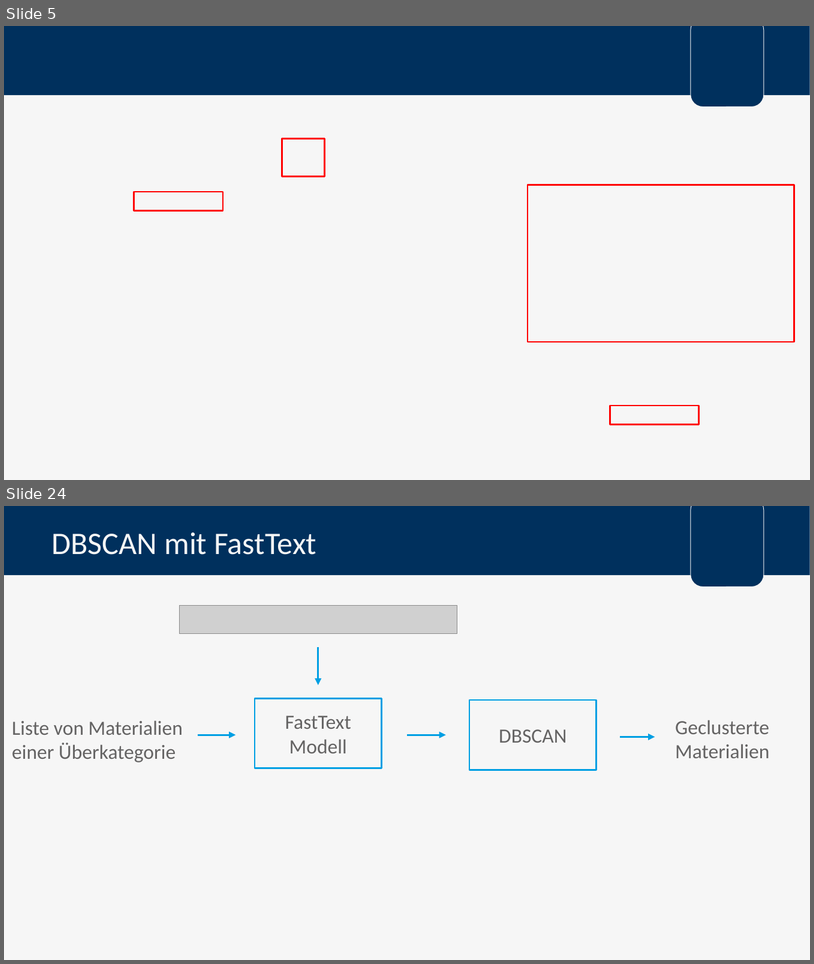
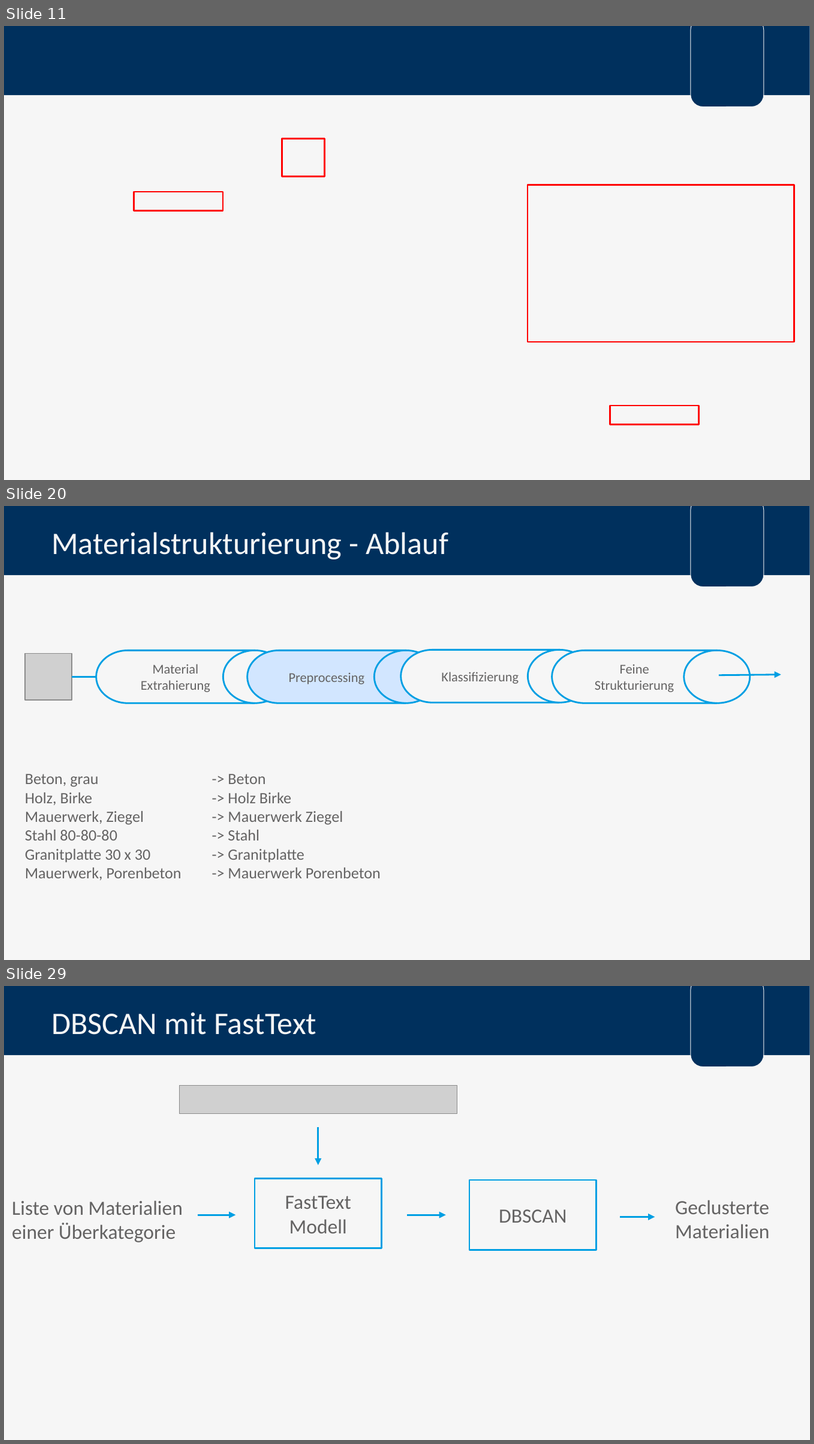
Before and after one commit to FlowBYRN/BaMaterialStandartisation, a slide deck: documents/Verteidigung.pptx. Shown one above the other, each under a label of ours: slides 5 and 24 before the commit, slides 11, 20 and 29 after it; the slides between them are not shown. The pictures are 814x964 and 814x1444 pixels, drawn with LibreOffice and Linux fonts; fonts in the diff are those of the drawing; grey boxes stand for pictures; background and template pictures are left out. Boxes give left, top, right and bottom in pixels: in the first picture for what was removed or moved away, otherwise in the second. Text is boxed around its words. In the diff, an @@ line names an element or a change of style, - is before the commit and + after.

```diff
--- a/documents/Verteidigung.pptx
+++ b/documents/Verteidigung.pptx
@@ slide 20 added at bbox=[4, 506, 810, 960], background #F6F6F6; not listed: 2 template elements that a slide beside it also shows @@
@@ title added at bbox=[51, 532, 449, 559], 28 pt, text #F6F6F6 @@
+Materialstrukturierung - Ablauf
@@ flow chart magnetic drum added at bbox=[401, 649, 591, 702], fill #F6F6F6, outline #009FE3 1.5 pt, 12 pt, text #646363 @@
+Klassifizierung
@@ picture added at bbox=[25, 654, 72, 700] @@
@@ flow chart magnetic drum added at bbox=[96, 651, 286, 703], outline #009FE3 1.5 pt, 12 pt, text #646363 @@
+Material Extrahierung
@@ flow chart magnetic drum added at bbox=[248, 651, 438, 703], fill #D2E6FF, outline #009FE3 1.5 pt, 12 pt, text #646363 @@
+Preprocessing
@@ flow chart magnetic drum added at bbox=[552, 651, 751, 703], fill #F6F6F6, outline #009FE3 1.5 pt, 12 pt, text #646363 @@
+Feine Strukturierung
@@ line added from (72, 677) to (96, 677), #009FE3 1.5 pt @@
@@ arrow added from (719, 675) to (782, 675), #009FE3 1.5 pt @@
@@ text added at bbox=[25, 774, 182, 880], 14 pt, text #646363 @@
+Beton, grau
+Holz, Birke
+Mauerwerk, Ziegel
+Stahl 80-80-80
+Granitplatte 30 x 30
+Mauerwerk, Porenbeton
@@ text added at bbox=[228, 774, 381, 878], 14 pt, text #646363 @@
+-> Beton
+-> Holz Birke
+-> Mauerwerk Ziegel
+-> Stahl
+-> Granitplatte
+-> Mauerwerk Porenbeton
@@ what was slide 5 is now slide 11 @@
@@ what was slide 24 is now slide 29 @@
```
Also in this commit, not shown: 14 slides changed, 21 other slides added, 14 slides removed, 1 other file.
